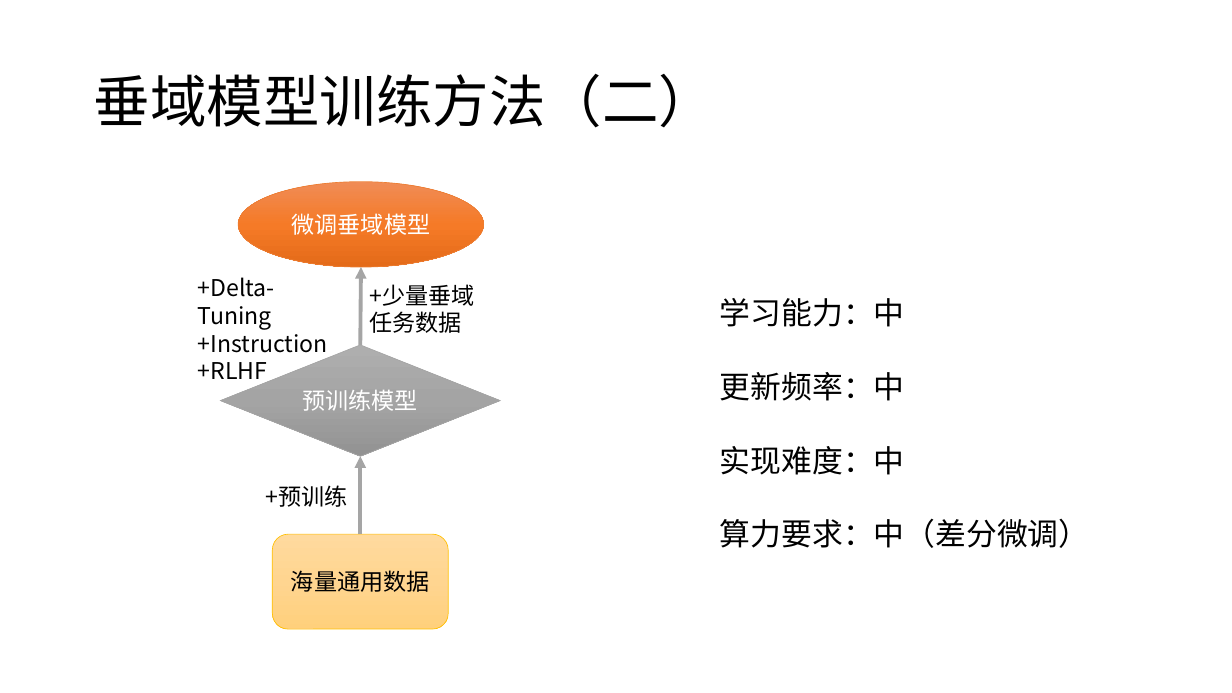
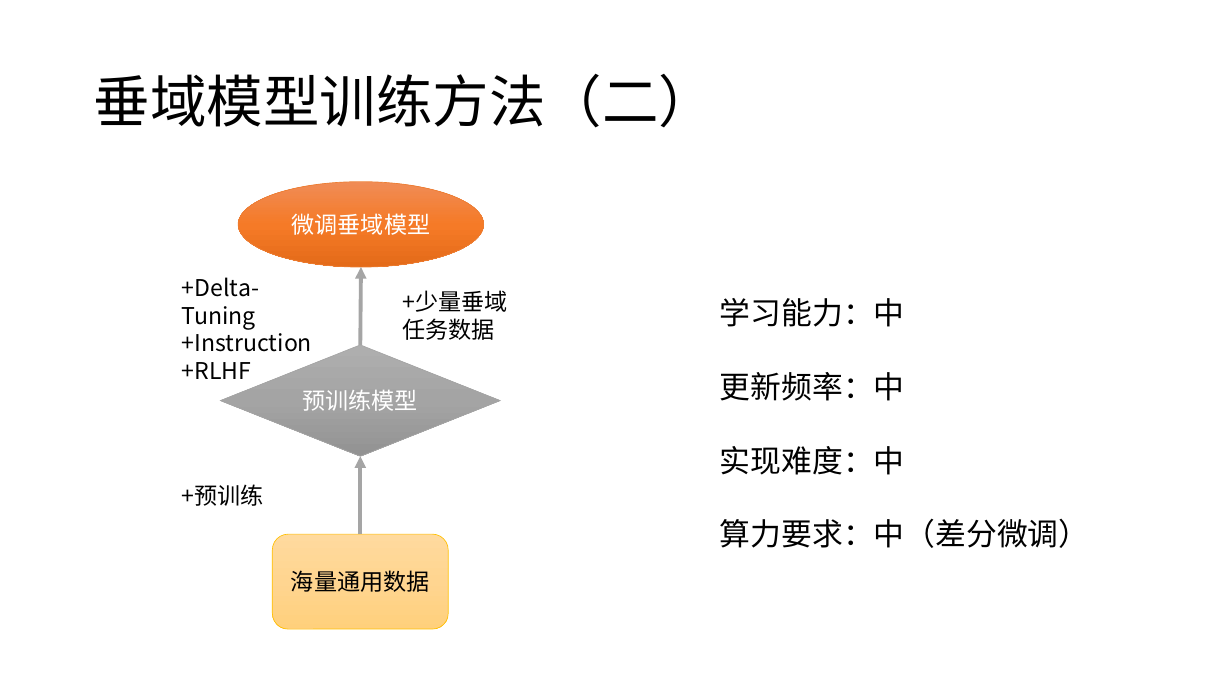
Before and after one commit to SakigamiYang/PyCon, a slide deck: slide 7 of PyCon2023/LLM+RAG企业落地-Ai兔兔.pptx (slide 6 before the commit). Drawn at 1232x693 pixels with LibreOffice and Linux fonts; fonts in the diff are those of the drawing. Boxes give left, top, right and bottom in pixels: in the first picture for what was removed or moved away, otherwise in the second. Text is boxed around its words. In the diff, an @@ line names an element or a change of style, - is before the commit and + after.

```diff
--- a/PyCon2023/LLM+RAG企业落地-Ai兔兔.pptx
+++ b/PyCon2023/LLM+RAG企业落地-Ai兔兔.pptx
@@ text "+Delta-Tuning" rewrapped from <box>198,277,328,385</box> to <box>182,277,312,379</box> @@
@@ text "+少量垂域": place and size @@
-text "+少量垂域" at <box>369,284,474,333</box>
+text "+少量垂域" at <box>403,290,508,340</box>
@@ text "+预训练": place and size @@
-text "+预训练" at <box>266,485,348,507</box>
+text "+预训练" at <box>182,484,264,506</box>
```
Also in this commit, not shown: 15 other slides changed, 2 slides added, 1 slide removed.
